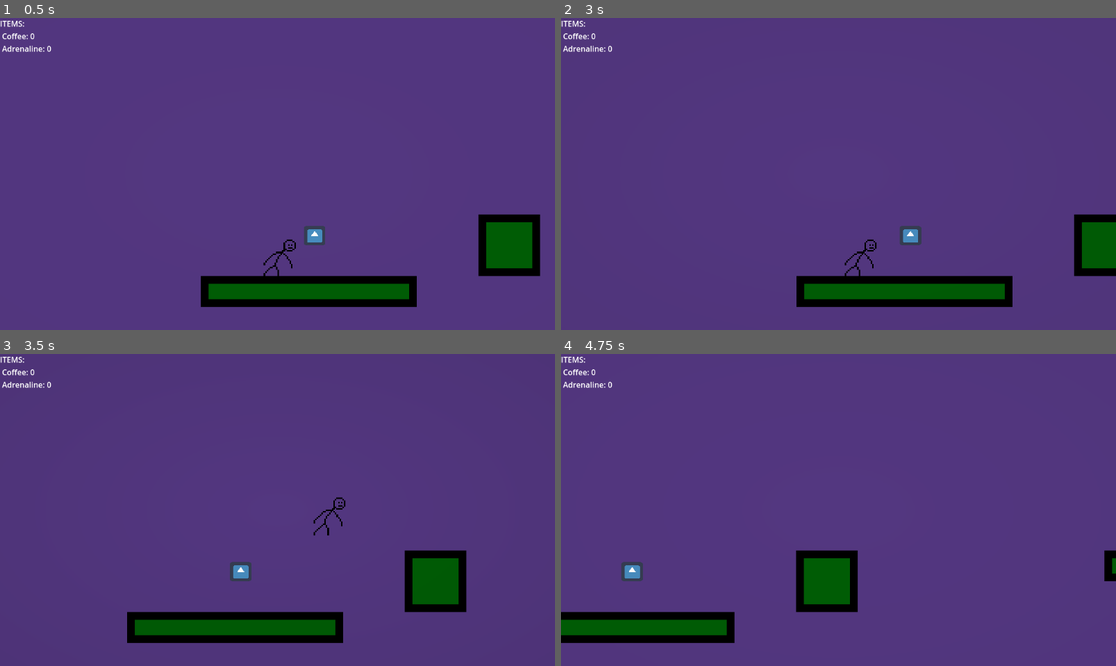
Above: before the commit, frames 1-4 (two rows, left to right).
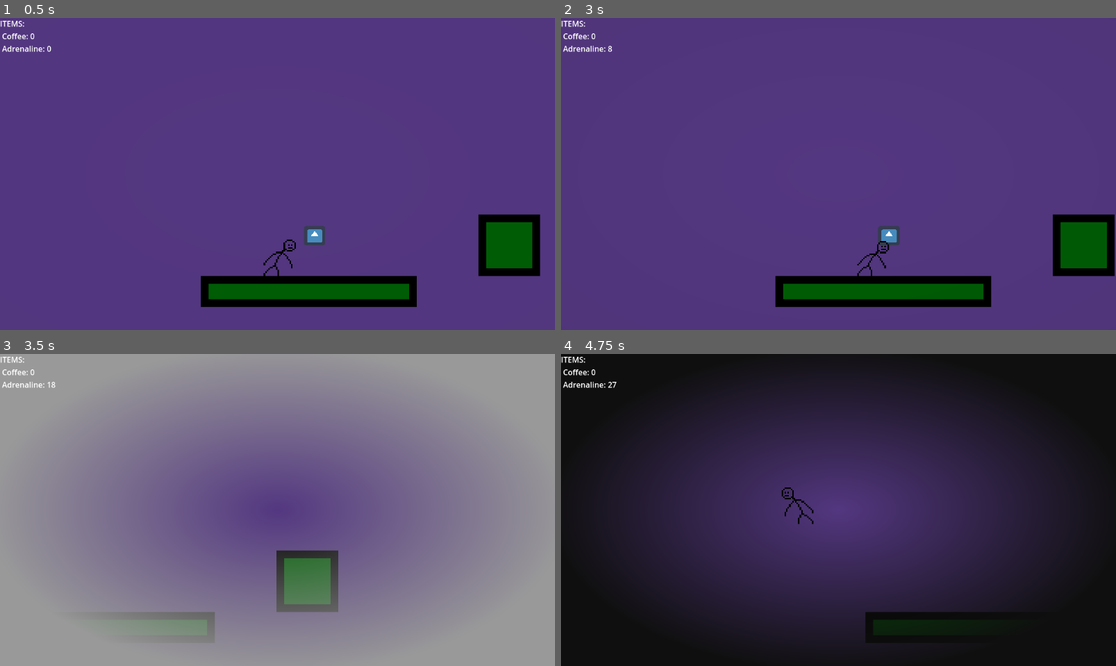
Above: after the commit, the same moments.

Repository: Varun-Ganeshkumar/Late-For-Work
Game: Godot game, scene res://scenes/level_1.tscn
Same seed, same stepped clock (60 frames per second), same inputs: the game is played once before the commit and once after it. The engine's default icon, where the game draws it, is replaced by a stand-in: a white triangle on a blue panel in a dark square.
Inputs:
- Up to frame 1 (0.5 s): no input
- Up to frame 2 (3 s): tap Enter at 0.5 s; hold Right (right) 0.53-2.03 s; tap Q (coffee) at 0.6, 2.1 s; tap Space (jump) at 0.77, 1.52 s; tap E (slow) at 1.35, 2.85 s; hold Left (left) 2.03-2.78 s; hold Right (right) from 2.78 s (still down)
- Up to frame 3 (3.5 s): keep holding Right (right); tap Space (jump) at 3.02 s
- Up to frame 4 (4.75 s): tap Q (coffee) at 3.6 s; tap Space (jump) at 3.77, 4.52 s; release Right (right) at 4.28 s; hold Left (left) from 4.28 s (still down); tap E (slow) at 4.35 s

Frame 1 is identical in both runs. In frame 2, 2.8% of the frame differs, in the area x 8-100%, y 9-93%; in frame 3, 95%, in the area x 0-100%, y 0-100%; in frame 4, 95%.

Commit message:
Made it easier to test
Changed adrenaline amount to make it so I don't have to worry too much about the time mechanic when testing, will revert when done with the main features and game.

Diff:
--- a/scripts/adrenaline.gd
+++ b/scripts/adrenaline.gd
@@ -2,5 +2,5 @@
 
 
 func _on_body_entered(_body: Node2D) -> void:
-	global.hc_adr += 1
+	global.hc_adr += 10
 	queue_free()
